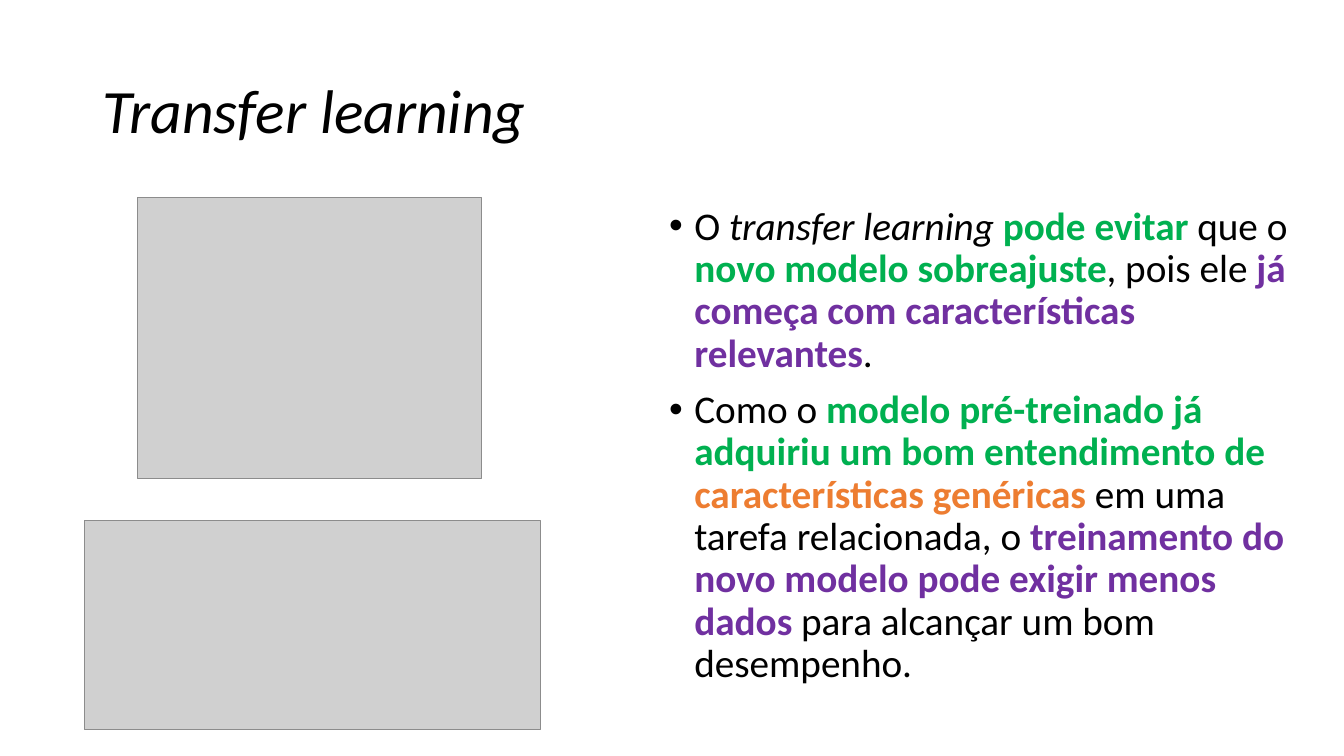
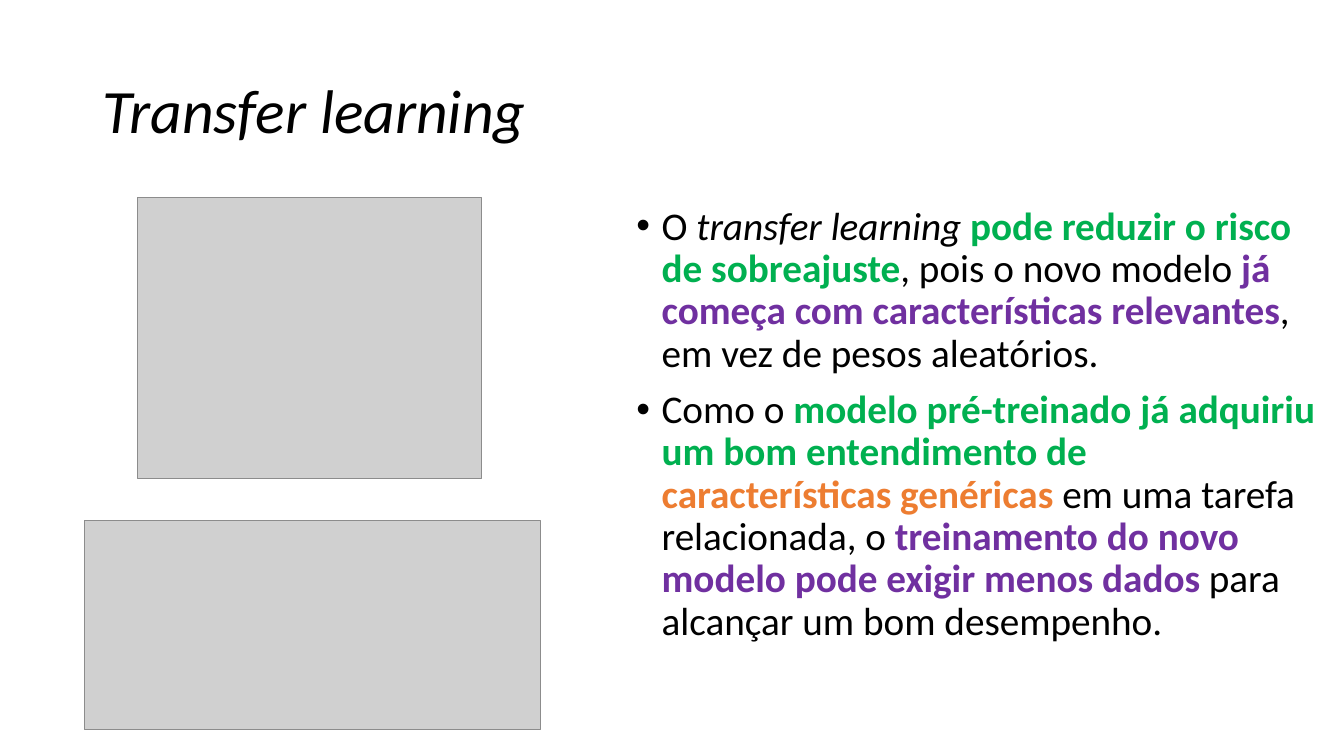
Before and after one commit to zz4fap/c24_inteligencia_artificial, a slide deck: slide 83 of slides/C24_CNN.pptx (slide 77 before the commit). Drawn at 1344x756 pixels with LibreOffice and Linux fonts; fonts in the diff are those of the drawing; grey boxes stand for pictures. Boxes give left, top, right and bottom in pixels: in the first picture for what was removed or moved away, otherwise in the second. Text is boxed around its words. In the diff, an @@ line names an element or a change of style, - is before the commit and + after.

```diff
--- a/slides/C24_CNN.pptx
+++ b/slides/C24_CNN.pptx
@@ text "O transfer learning pode reduzir ...": place and size @@
-text "O transfer learning pode reduzir ..." at <box>694,212,1288,684</box>
+text "O transfer learning pode reduzir ..." at <box>662,212,1316,642</box>
@@ text at <box>662,212,1291,374</box>: text changed; text colour #7030A0 to #000000 @@
-• O transfer learning pode evitar que o novo modelo sobreajuste, pois ele já começa com características relevantes.
+• O transfer learning pode reduzir o risco de sobreajuste, pois o novo modelo já começa com características relevantes, em vez de pesos aleatórios.
```
Also in this commit, not shown: 14 other slides changed, 3 slides added, 1 slide removed.
